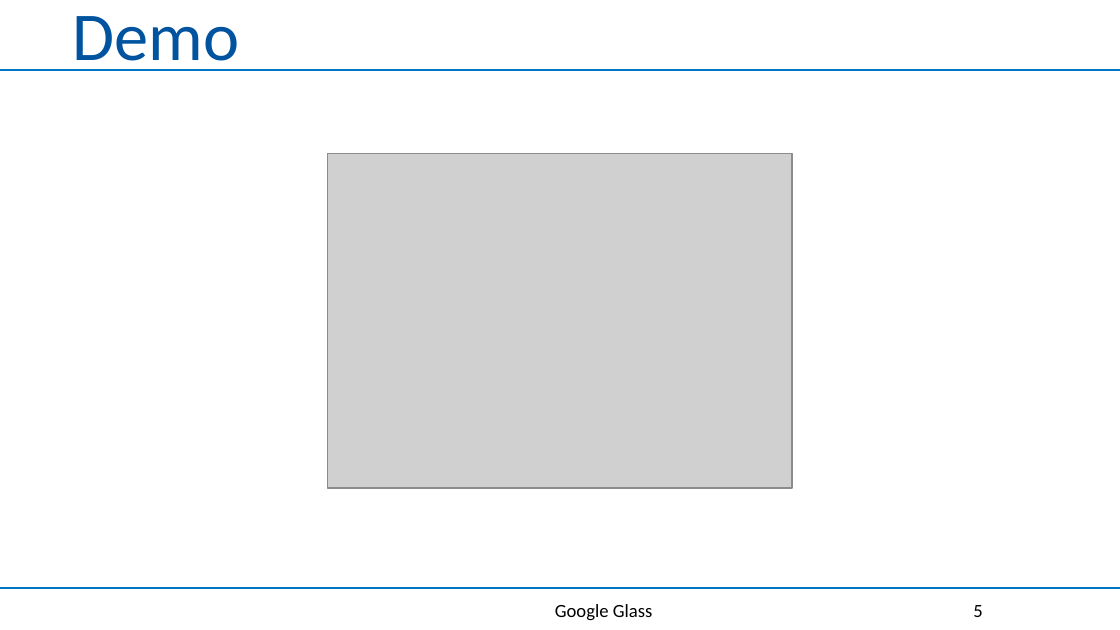
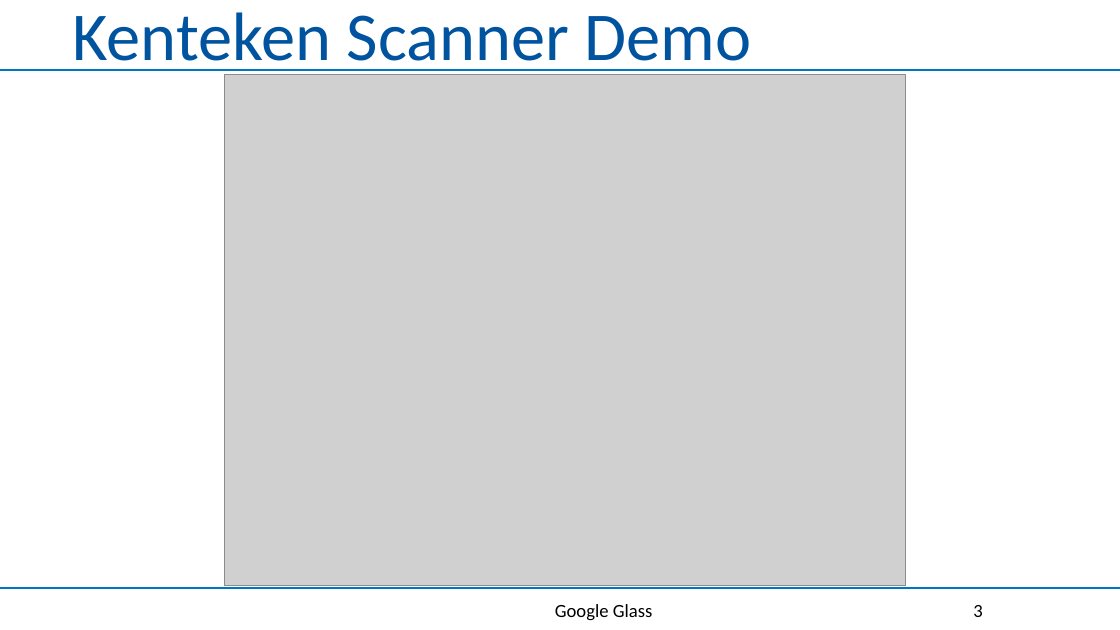
Before and after one commit to mikehoogesteger/Google-glass, a slide deck: slide 3 of Documenten/BUO vergadering presentation(demo).pptx (slide 5 before the commit). Drawn at 1120x630 pixels with LibreOffice and Linux fonts; fonts in the diff are those of the drawing; grey boxes stand for pictures; background and template pictures are left out. Boxes give left, top, right and bottom in pixels: in the first picture for what was removed or moved away, otherwise in the second. Text is boxed around its words. In the diff, an @@ line names an element or a change of style, - is before the commit and + after.

```diff
--- a/Documenten/BUO vergadering presentation(demo).pptx
+++ b/Documenten/BUO vergadering presentation(demo).pptx
@@ title at (72, 12, 751, 77): text changed @@
-Demo
+Kenteken Scanner Demo
@@ picture added at (224, 75, 905, 586) @@
@@ picture removed at (328, 153, 793, 488) @@
@@ page number at (973, 605, 982, 617): text changed @@
-5
+3
```
Also in this commit, not shown: 2 other slides changed, 2 slides removed.
